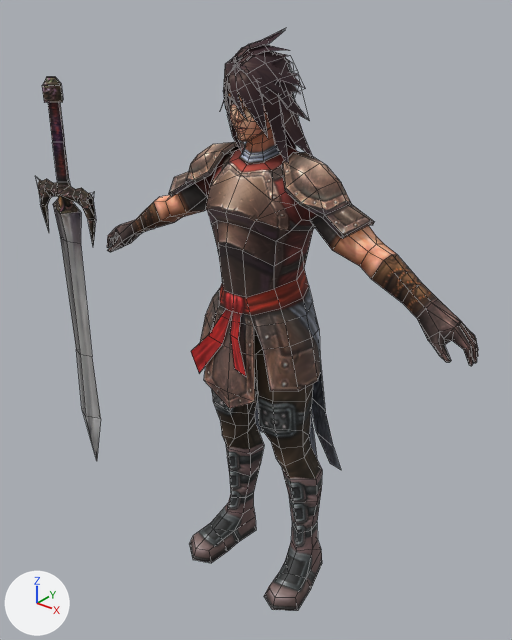
A saved change to the FBX model TaidouARPGProject/Assets/Model/Boy/man_run.FBX.
The view is the same before and after, from a 50 mm camera at (1.2, -1.46, 1.89) aimed at (-0.1, 0.17, 0.89). Every picture has the same lights, and +X, +Y and +Z are marked at lower left. Mesh edges are drawn as thin lines. Where no turn or scale is listed for an object, it has been applied to the vertices.

Names of what the first picture shows: 'ce01_leg01', 'lod1'.
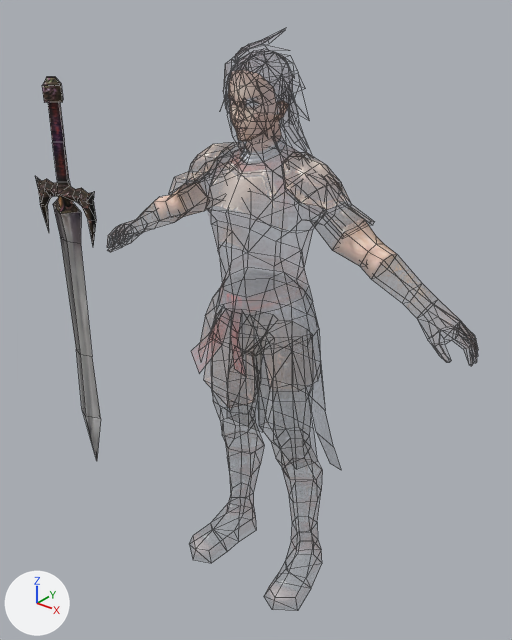
What changed in the scene script:
```text
Change img_man_tga:
    img_man_tga: load_image('man.tga', 'man.tga', 512, 512, 'sRGB') -> load_image('man.tga', 'man.tga', 512, 512, 'Non-Color')
Change mat_material__41:
    add n3 = _N.new('ShaderNodeTexImage'); n3.name = 'Image Texture.001'
    add n3.image = img_man_tga
    where n2 = _N.new('ShaderNodeTexImage'); n2.name = 'Image Texture'
    where n0 = _N.new('ShaderNodeBsdfPrincipled'); n0.name = 'Principled BSDF'
    remove _L.new(n2.outputs[1], n0.inputs[4])  # 'Alpha' to 'Alpha'
    add _L.new(n3.outputs[0], n0.inputs[4])  # 'Color' to 'Alpha'
```

Where the change shows, as pixel boxes [x1, y1, x2, y2] in the pictures (512 x 640 px):
'ce01_leg01', surface changed: [107, 29, 478, 611] in both
